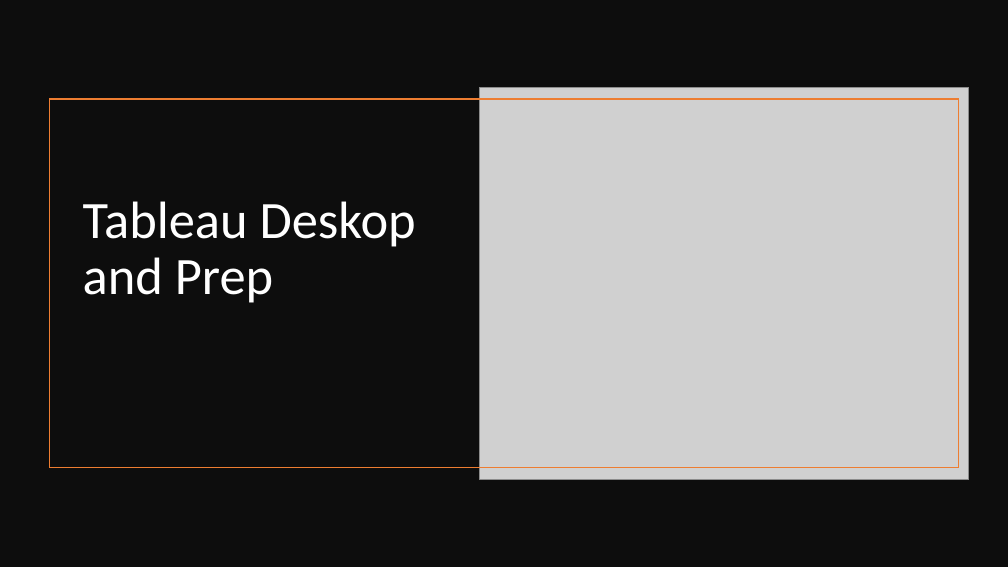
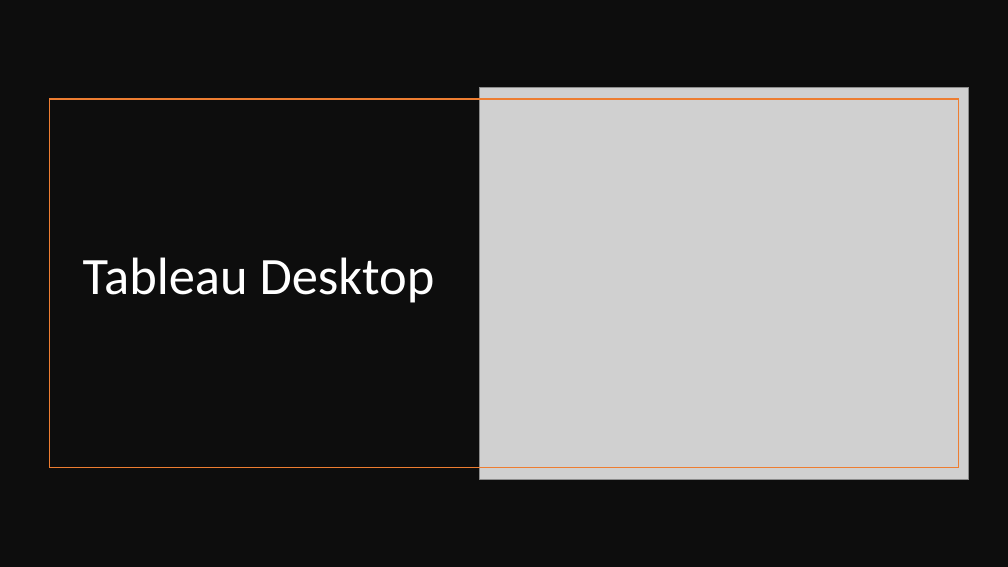
Before and after one commit to akchaudhary57/Job-Ready-Data-Analyst-Course-in-90-Days, a slide deck: slide 1 of Tableau for Visualization/PPT/Interactive Tableau Dashboard.pptx. Drawn at 1008x567 pixels with LibreOffice and Linux fonts; fonts in the diff are those of the drawing; grey boxes stand for pictures. Boxes give left, top, right and bottom in pixels: in the first picture for what was removed or moved away, otherwise in the second. Text is boxed around its words. In the diff, an @@ line names an element or a change of style, - is before the commit and + after.

Commit message:
Python and Tableau PPt updated

```diff
--- a/Tableau for Visualization/PPT/Interactive Tableau Dashboard.pptx
+++ b/Tableau for Visualization/PPT/Interactive Tableau Dashboard.pptx
@@ title at bbox=[83, 257, 435, 303]: text changed @@
-Tableau Deskop and Prep
+Tableau Desktop
```
Also in this commit, not shown: 7 slides added, 1 slide removed, 1 other file.
